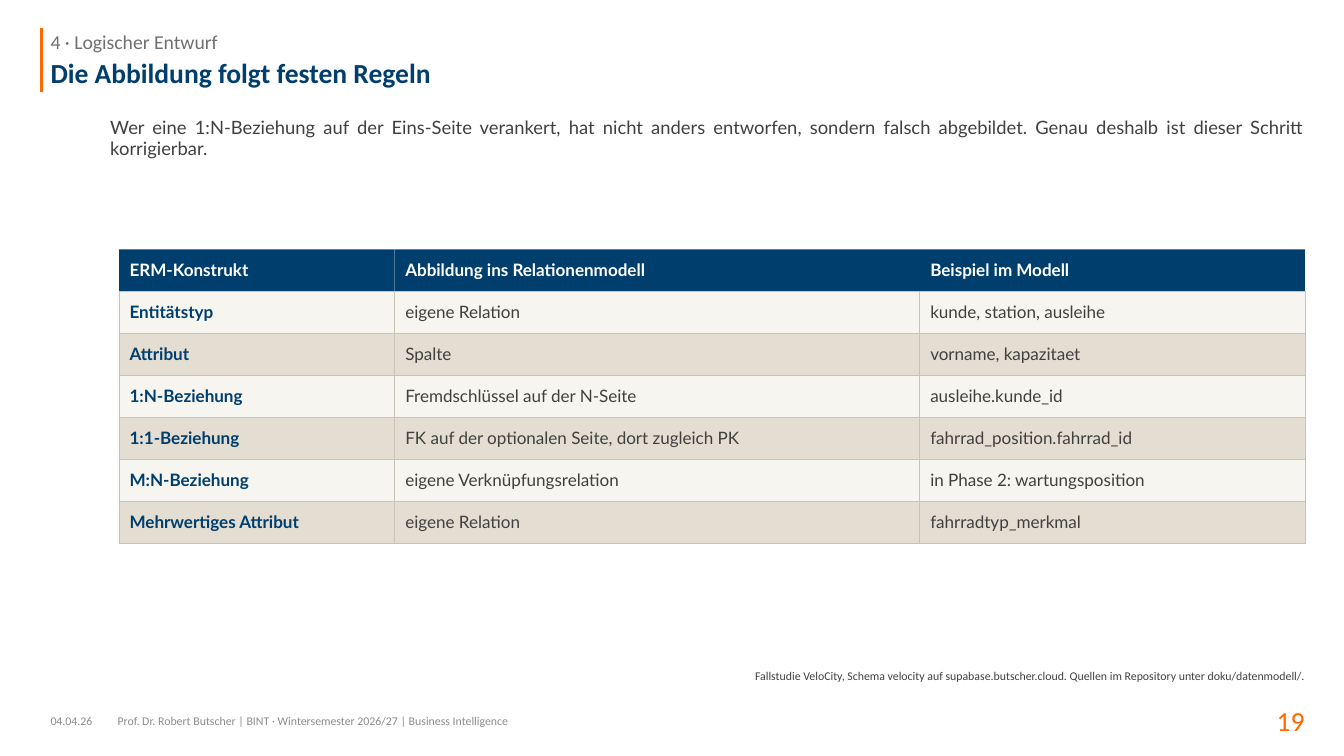
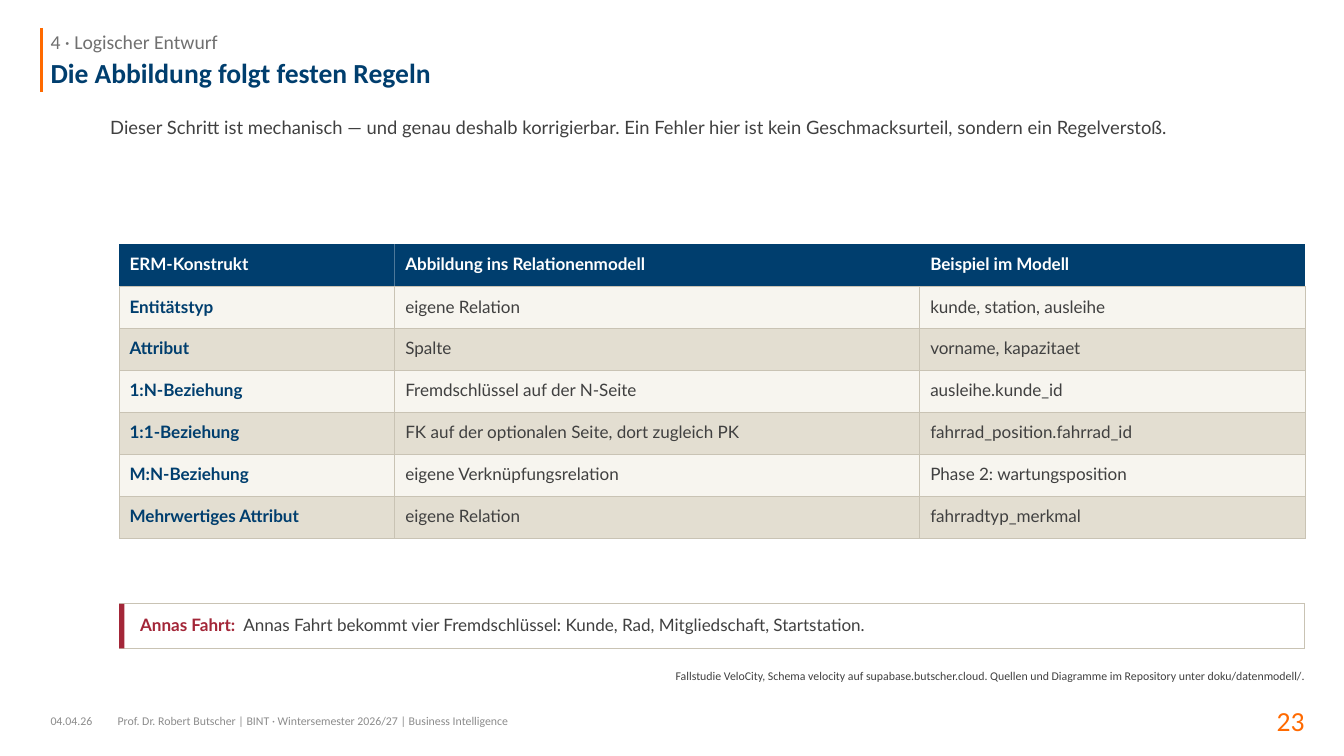
Before and after one commit to swrobuts/velocity-fallstudie, a slide deck: slide 23 of slides/velocity-datenbankentwurf.pptx (slide 19 before the commit). Drawn at 1344x756 pixels with LibreOffice and Linux fonts; fonts in the diff are those of the drawing. Boxes give left, top, right and bottom in pixels: in the first picture for what was removed or moved away, otherwise in the second. Text is boxed around its words. In the diff, an @@ line names an element or a change of style, - is before the commit and + after.

```diff
--- a/slides/velocity-datenbankentwurf.pptx
+++ b/slides/velocity-datenbankentwurf.pptx
@@ text at (110,120,1167,138): text changed @@
-Wer eine 1:N-Beziehung auf der Eins-Seite verankert, hat nicht anders entworfen, sondern falsch abgebildet. Genau deshalb ist dieser Schritt korrigierbar.
+Dieser Schritt ist mechanisch — und genau deshalb korrigierbar. Ein Fehler hier ist kein Geschmacksurteil, sondern ein Regelverstoß.
@@ 21 rectangles: place and size @@
-21 rectangles at (119,250,1305,543)
+21 rectangles at (119,244,1305,538)
@@ text in rectangle at (930,467,1127,483): text changed @@
-in Phase 2: wartungsposition
+Phase 2: wartungsposition
@@ rectangle added at (119,604,1305,648), fill #FFFFFF, outline #C9C3B4 0.75 pt @@
@@ rectangle added at (119,604,125,648), fill #A32638 @@
@@ text added at (140,618,864,634), 13 pt, text #404040 @@
+Annas Fahrt: Annas Fahrt bekommt vier Fremdschlüssel: Kunde, Rad, Mitgliedschaft, Startstation.
@@ text at (676,672,1305,682): text changed @@
-Fallstudie VeloCity, Schema velocity auf supabase.butscher.cloud. Quellen im Repository unter doku/datenmodell/.
+Fallstudie VeloCity, Schema velocity auf supabase.butscher.cloud. Quellen und Diagramme im Repository unter doku/datenmodell/.
@@ page number at (1277,713,1305,732): text changed @@
-19
+23
```
Also in this commit, not shown: 20 other slides changed, 22 slides added, 18 slides removed, 39 other files.
